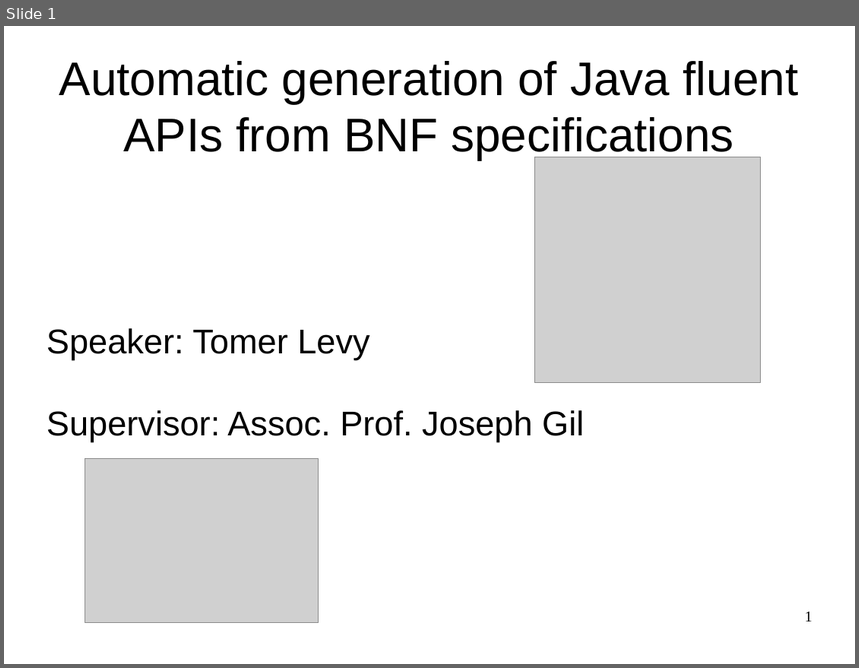
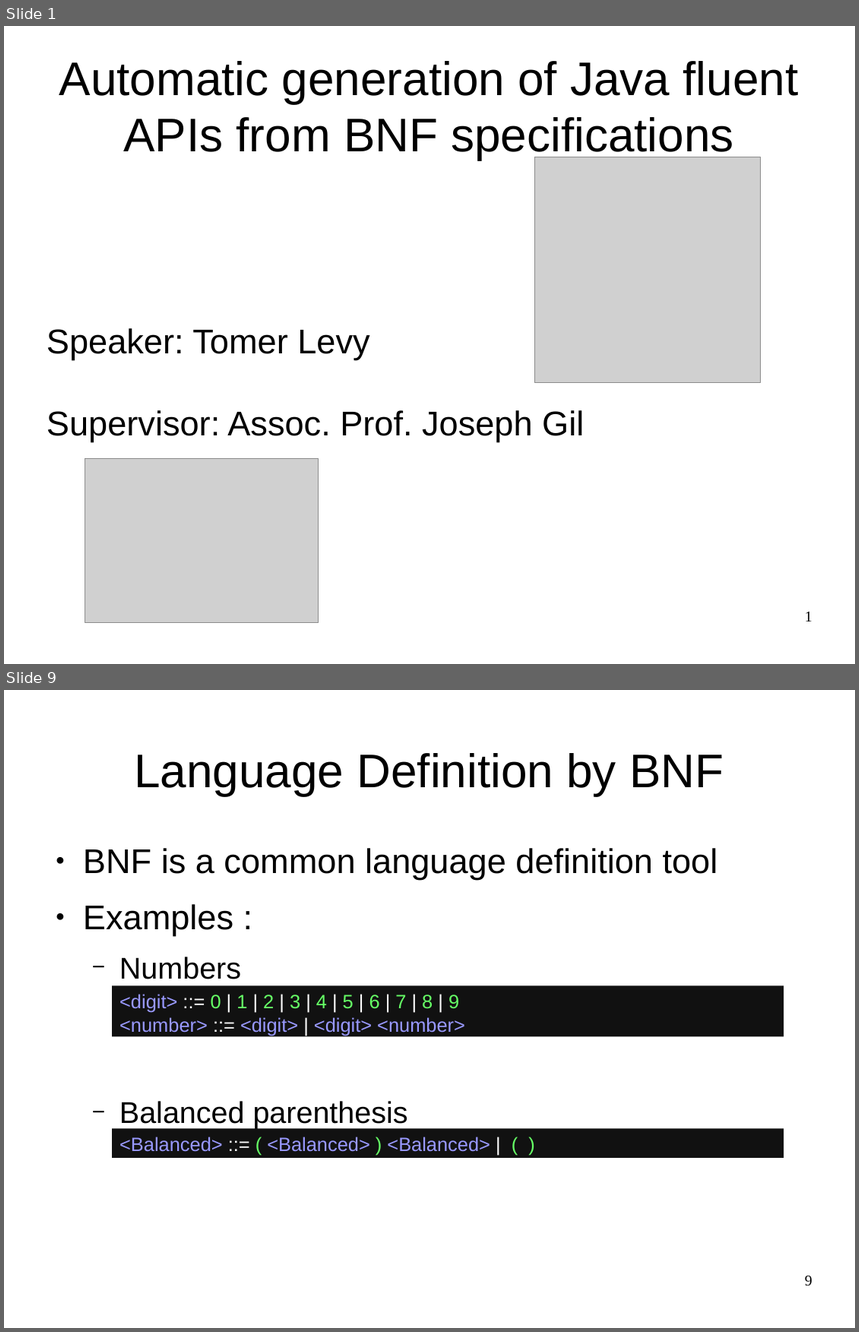
Before and after one commit to OriRoth/fling, a slide deck: Manuscripts/Thesis Seminar/Thesis Seminar.odp. Shown one above the other, each under a label of ours: slide 1 before the commit, slides 1 and 9 after it; the slides between them are not shown. The pictures are 859x668 and 859x1332 pixels, drawn with LibreOffice and Linux fonts; fonts in the diff are those of the drawing; grey boxes stand for pictures. Boxes give left, top, right and bottom in pixels: in the first picture for what was removed or moved away, otherwise in the second. Text is boxed around its words. In the diff, an @@ line names an element or a change of style, - is before the commit and + after.

```diff
--- a/Manuscripts/Thesis Seminar/Thesis Seminar.odp
+++ b/Manuscripts/Thesis Seminar/Thesis Seminar.odp
@@ slide 9 added at (x1=4, y1=690, x2=855, y2=1328), background #FFFFFF @@
@@ title added at (x1=134, y1=753, x2=724, y2=796), 44 pt, text #000000 @@
+Language Definition by BNF
@@ text added at (x1=83, y1=848, x2=718, y2=1129), 32 pt, text #000000 @@
+● BNF is a common language definition tool
+● Examples :
+  − Numbers
+  − Balanced parenthesis
@@ rectangle added at (x1=112, y1=986, x2=784, y2=1037), fill #111111, 18 pt, text #9999FF @@
+<digit> ::= 0 | 1 | 2 | 3 | 4 | 5 | 6 | 7 | 8 | 9
+<number> ::= <digit> | <digit> <number>
@@ rectangle added at (x1=112, y1=1129, x2=784, y2=1158), fill #111111, 18 pt, text #9999FF @@
+<Balanced> ::= ( <Balanced> ) <Balanced> | ( )
@@ page number added at (x1=805, y1=1276, x2=813, y2=1287), 14 pt, text #000000 @@
+9
```
Also in this commit, not shown: 2 slides changed, 5 other slides added, 1 other file.
